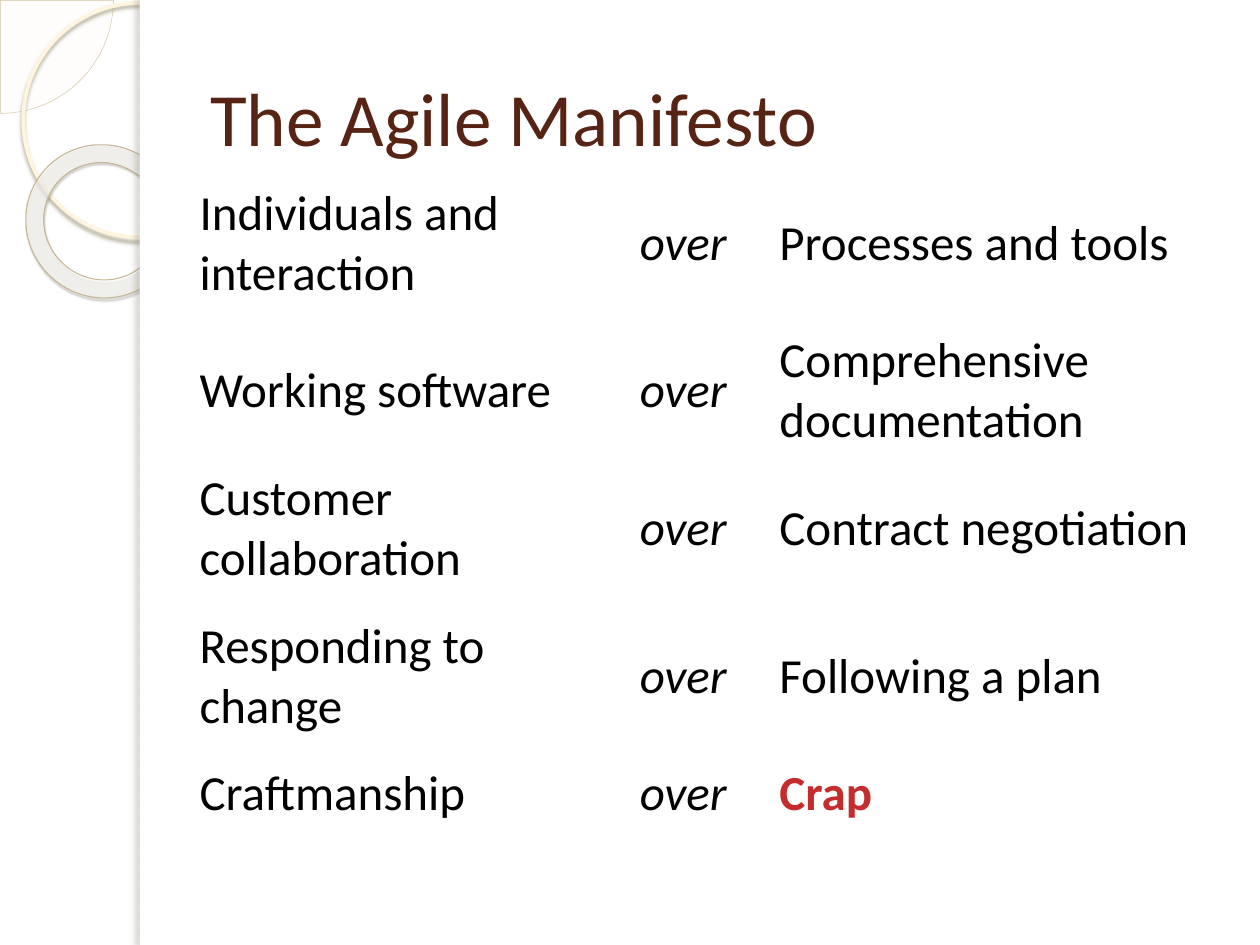
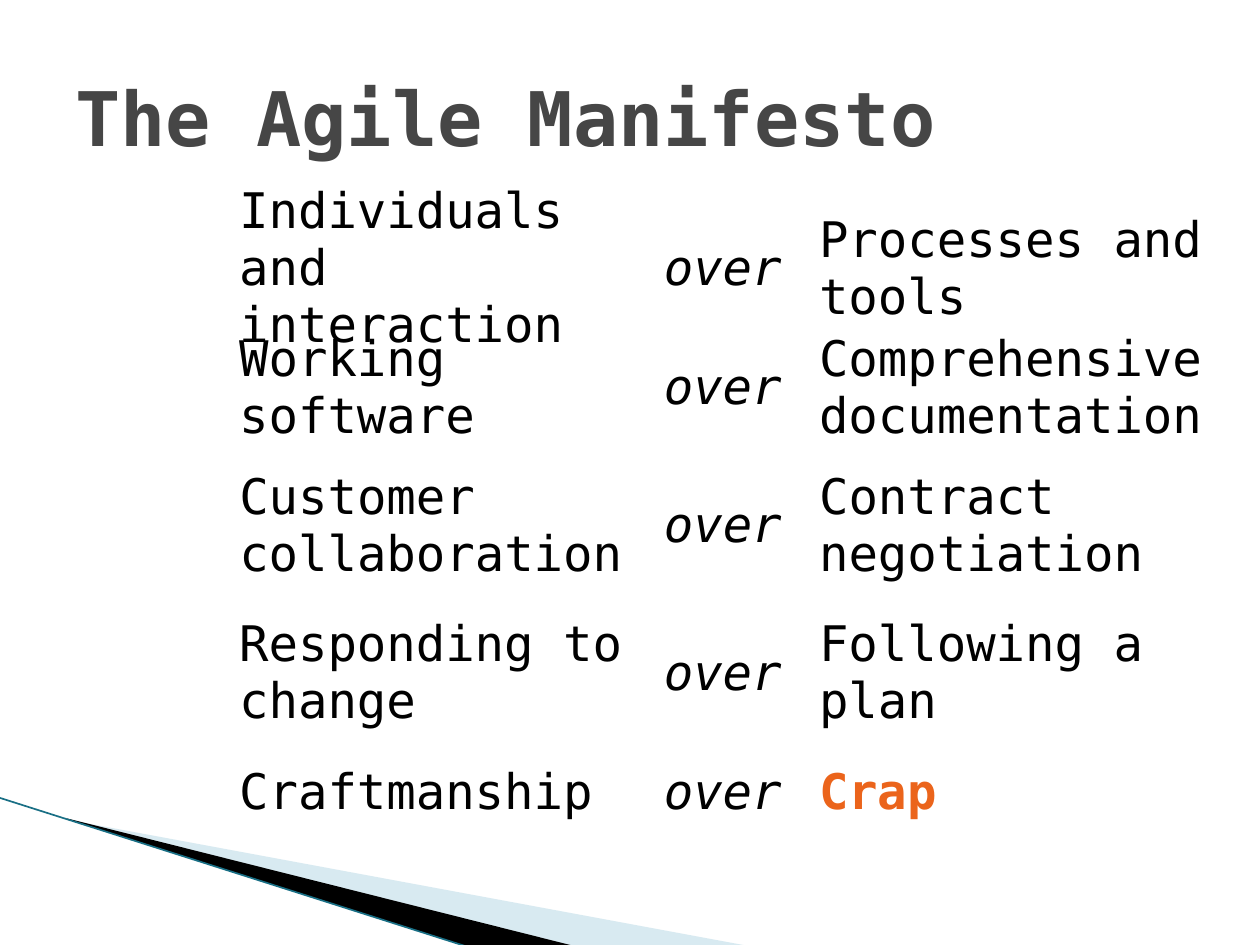
Before and after one commit to michelgrootjans/foresee, a slide deck: slide 1 of Agile.net/ScrumAndXp.pptx. Drawn at 1260x945 pixels with LibreOffice and Linux fonts; fonts in the diff are those of the drawing; background and template pictures are left out. Boxes give left, top, right and bottom in pixels: in the first picture for what was removed or moved away, otherwise in the second. Text is boxed around its words. In the diff, an @@ line names an element or a change of style, - is before the commit and + after.

```diff
--- a/Agile.net/ScrumAndXp.pptx
+++ b/Agile.net/ScrumAndXp.pptx
@@ pie slice (boxed as its full ellipse) removed at (0, 0, 113, 113) @@
@@ ellipse removed at (23, 3, 257, 237) @@
@@ rectangle removed at (140, 0, 1260, 945) @@
@@ rectangle removed at (140, 0, 150, 945) @@
@@ title "The Agile Manifesto": place and size @@
-title "The Agile Manifesto" at (210, 93, 817, 159)
+title "The Agile Manifesto" at (75, 85, 935, 162)
@@ title "The Agile Manifesto" at (75, 85, 935, 162): font Calibri to DejaVu Sans Mono, text colour #572314 to #464646, bold on @@
@@ donut removed at (0, 113, 211, 329) @@
@@ table at (227, 178, 1260, 357) @@
@@ font Calibri to DejaVu Sans Mono @@
@@ table: place and size @@
-table at (186, 178, 1220, 307)
+table at (227, 178, 1260, 357)
@@ table at (227, 325, 1260, 455) @@
@@ font Calibri to DejaVu Sans Mono @@
@@ table at (227, 462, 1260, 592) @@
@@ font Calibri to DejaVu Sans Mono @@
@@ table at (227, 610, 1260, 740) @@
@@ font Calibri to DejaVu Sans Mono @@
@@ 4 tables: place and size @@
-4 tables at (186, 325, 1220, 830)
+4 tables at (227, 325, 1260, 830)
@@ table at (227, 759, 1260, 830) @@
@@ font Calibri to DejaVu Sans Mono @@
@@ text colour #C32D2E to #EB641B in "Crap" @@
@@ line added from (0, 798) to (467, 945), #97C5D8 0.95 pt @@
@@ freeform shape added at (67, 818, 576, 945), fill #000000 @@
@@ freeform shape added at (69, 819, 750, 945), fill #A0CBDC at 40% opacity @@
```
Also in this commit, not shown: 4 other slides changed, 4 slides added, 1 slide removed.
